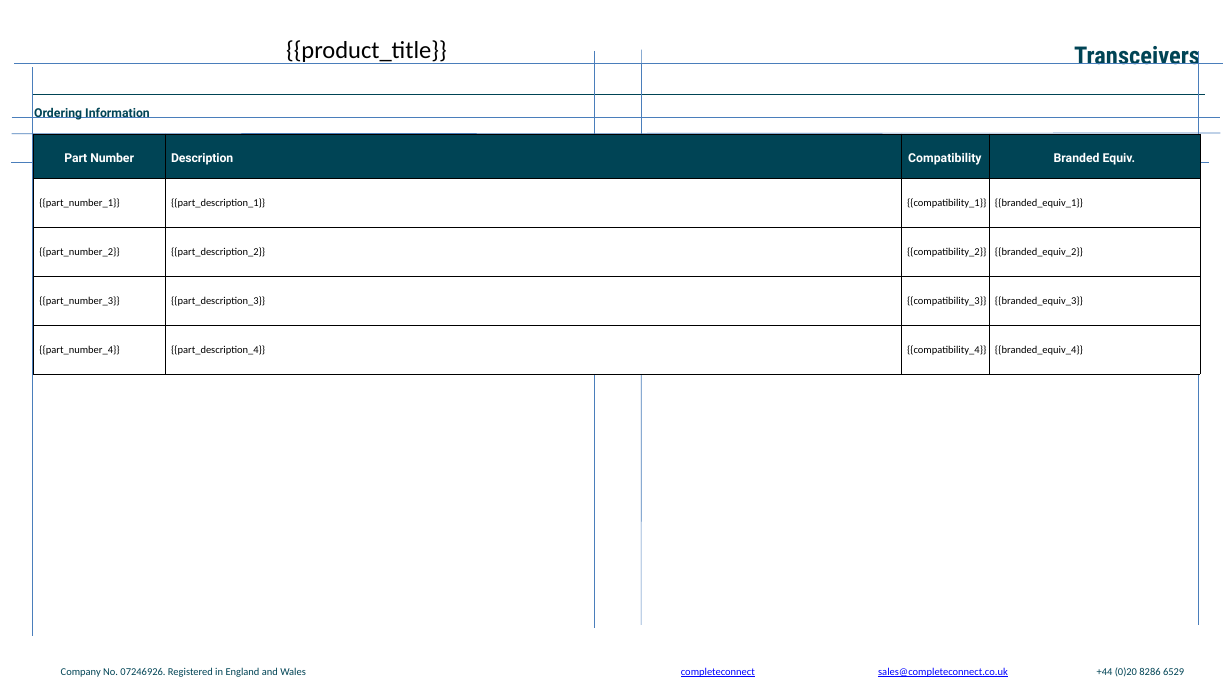
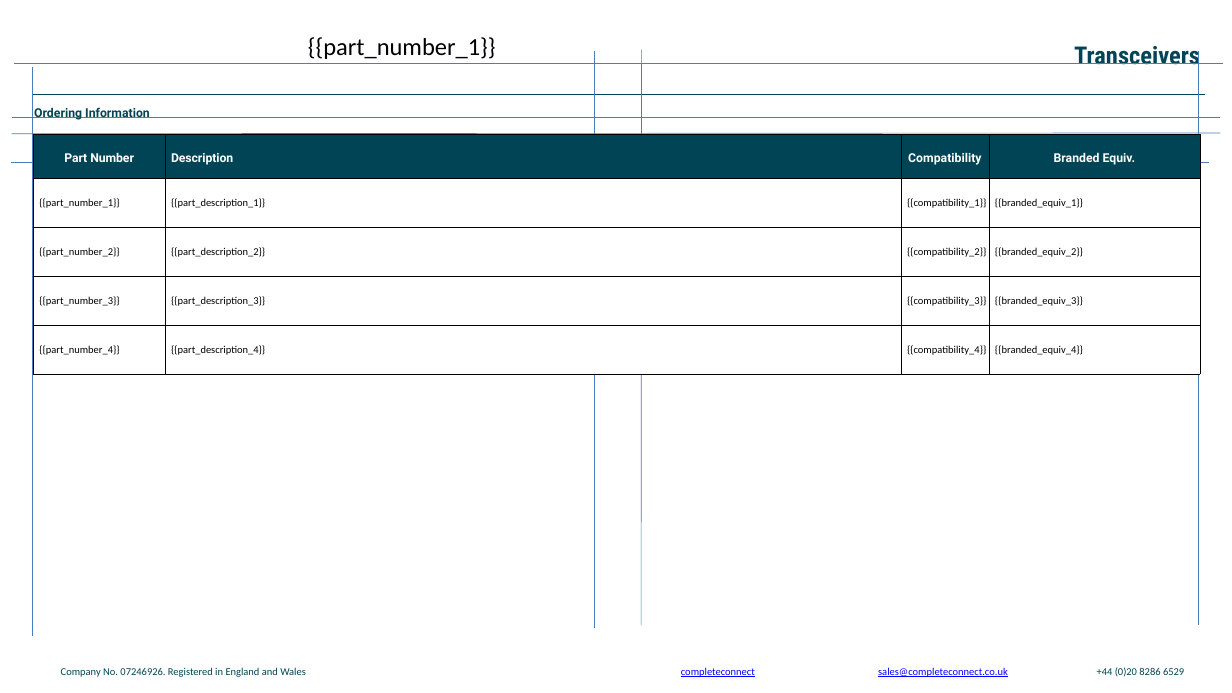
Before and after one commit to Sofiavenizelos/pptx-filler, a slide deck: slide 2 of template.pptx. Drawn at 1232x693 pixels with LibreOffice and Linux fonts; fonts in the diff are those of the drawing; background and template pictures are left out. Boxes give left, top, right and bottom in pixels: in the first picture for what was removed or moved away, otherwise in the second. Text is boxed around its words. In the diff, an @@ line names an element or a change of style, - is before the commit and + after.

```diff
--- a/template.pptx
+++ b/template.pptx
@@ text at (308,37,496,59): text changed @@
-{{product_title}}
+{{part_number_1}}
```
Also in this commit, not shown: 6 other slides changed.
